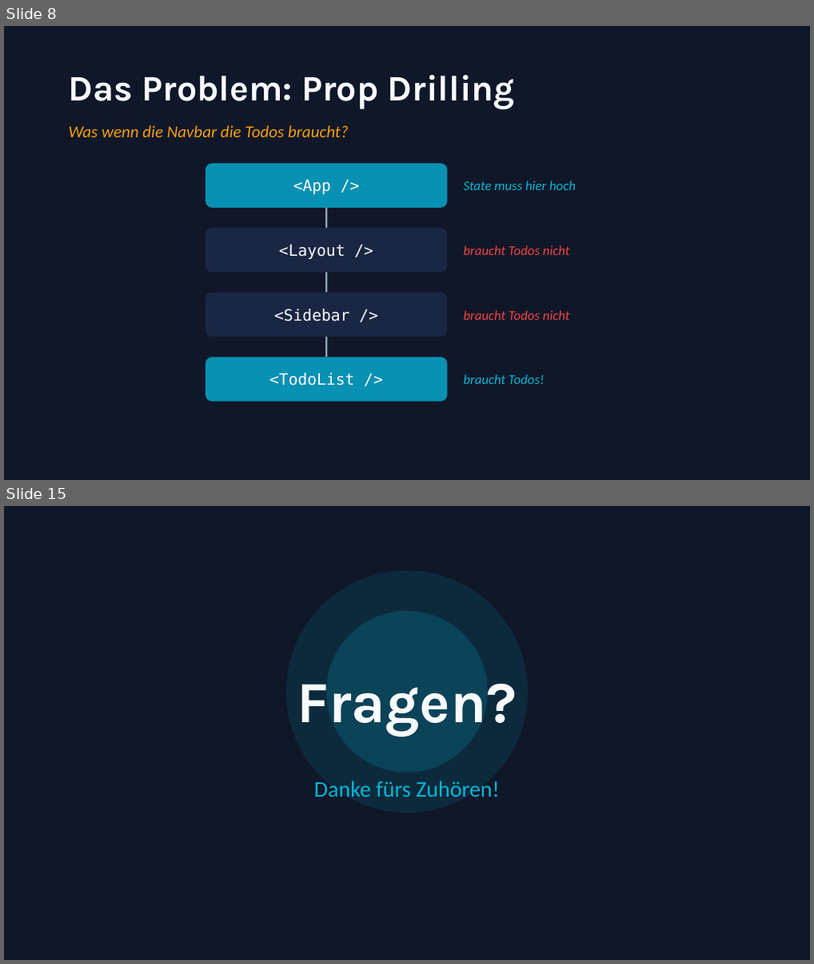
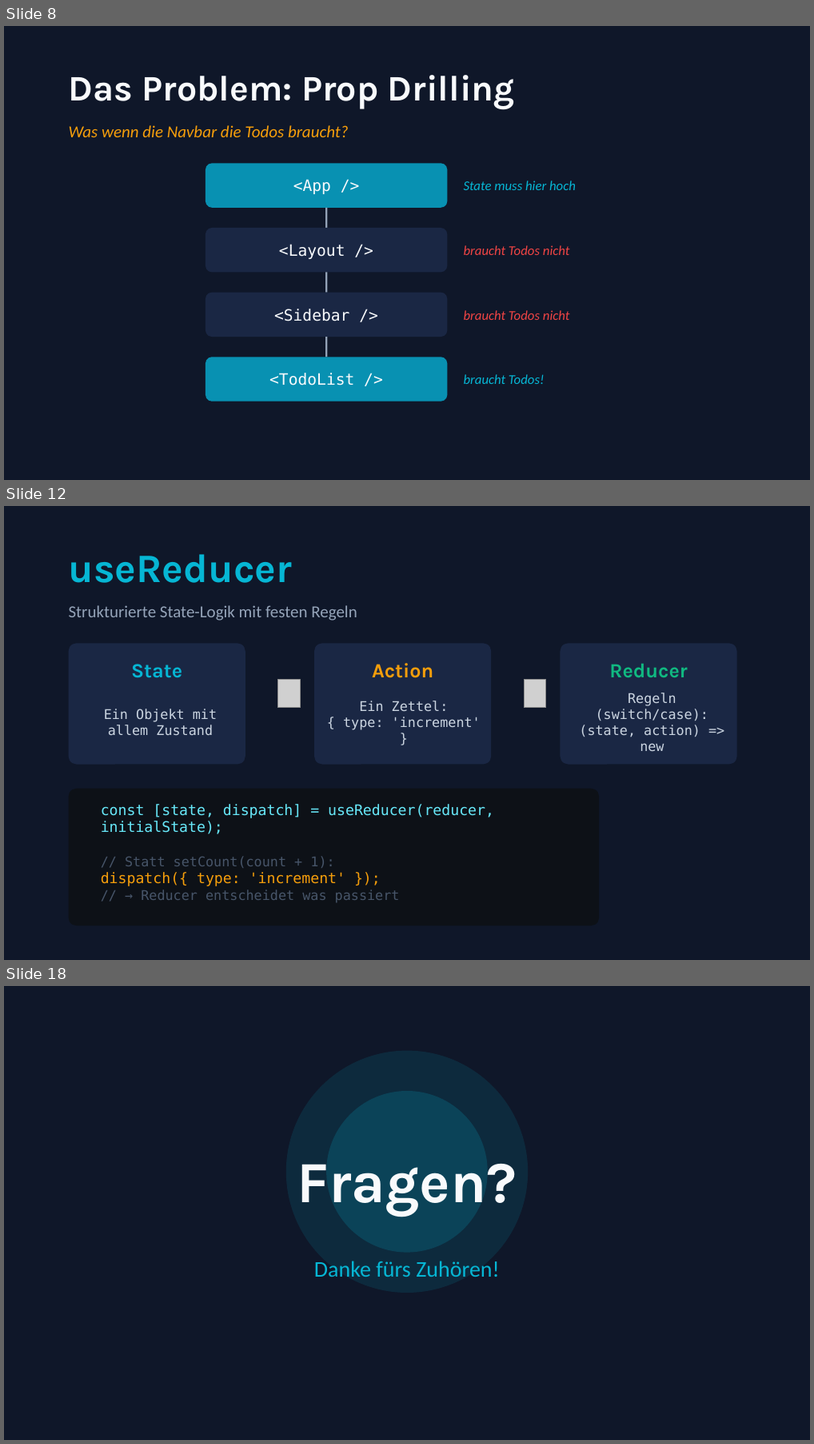
Before and after one commit to trungvt138/medieninformatik, a slide deck: WebProgramming/6.Termin/state-management-react.pptx. Shown one above the other, each under a label of ours: slides 8 and 15 before the commit, slides 8, 12 and 18 after it; the slides between them are not shown. The pictures are 814x964 and 814x1444 pixels, drawn with LibreOffice and Linux fonts; fonts in the diff are those of the drawing; grey boxes stand for pictures. Boxes give left, top, right and bottom in pixels: in the first picture for what was removed or moved away, otherwise in the second. Text is boxed around its words. In the diff, an @@ line names an element or a change of style, - is before the commit and + after.

```diff
--- a/WebProgramming/6.Termin/state-management-react.pptx
+++ b/WebProgramming/6.Termin/state-management-react.pptx
@@ slide 12 added at bbox=[4, 506, 810, 960], background #0F1729 @@
@@ text added at bbox=[69, 554, 293, 583], 36 pt, text #06B6D4, bold @@
+useReducer
@@ text added at bbox=[69, 605, 357, 620], 15 pt, text #94A3B8 @@
+Strukturierte State-Logik mit festen Regeln
@@ rounded rectangle added at bbox=[69, 643, 245, 764], fill #1A2744 @@
@@ rounded rectangle added at bbox=[314, 643, 491, 764], fill #1A2744 @@
@@ rounded rectangle added at bbox=[561, 643, 737, 764], fill #1A2744 @@
@@ text added at bbox=[131, 664, 182, 678], 18 pt, text #06B6D4, bold @@
+State
@@ text added at bbox=[372, 663, 434, 678], 18 pt, text #F59E0B, bold @@
+Action
@@ text added at bbox=[610, 663, 687, 678], 18 pt, text #10B981, bold @@
+Reducer
@@ picture added at bbox=[278, 680, 300, 708] @@
@@ picture added at bbox=[524, 680, 546, 708] @@
@@ text added at bbox=[579, 692, 709, 751], 12 pt, text #CBD5E1 @@
+Regeln (switch/case):
+(state, action) => new
@@ text added at bbox=[104, 708, 217, 735], 12 pt, text #CBD5E1 @@
+Ein Objekt mit
+allem Zustand
@@ text added at bbox=[343, 700, 481, 730], 12 pt, text #CBD5E1 @@
+Ein Zettel:
+{ type: 'increment' }
@@ rounded rectangle added at bbox=[69, 788, 599, 925], fill #0D1117 @@
@@ text added at bbox=[101, 804, 494, 902], 13 pt, text #475569 @@
+const [state, dispatch] = useReducer(reducer, initialState);
+// Statt setCount(count + 1):
+dispatch({ type: 'increment' });
+// → Reducer entscheidet was passiert
@@ what was slide 15 is now slide 18 @@
```
Also in this commit, not shown: 5 slides changed, 3 other slides added, 1 slide removed, 18 other files.
